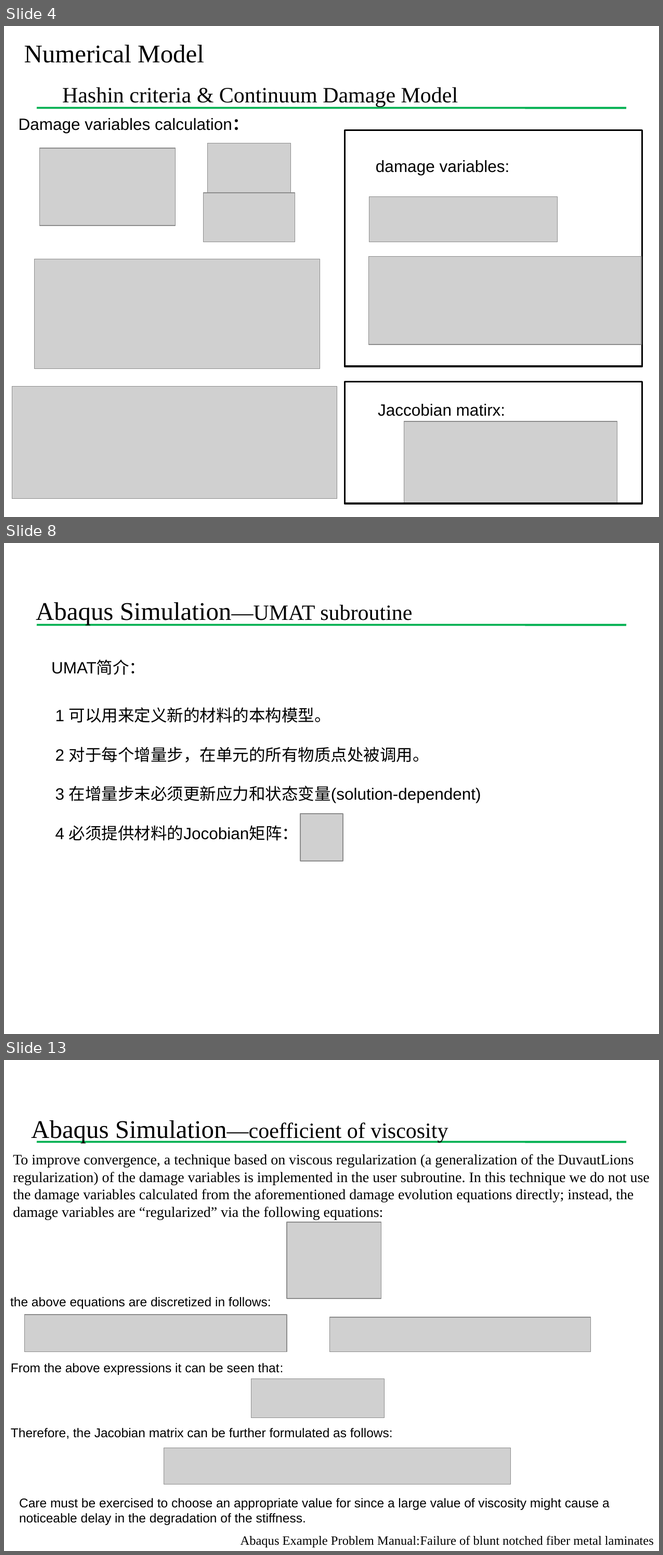
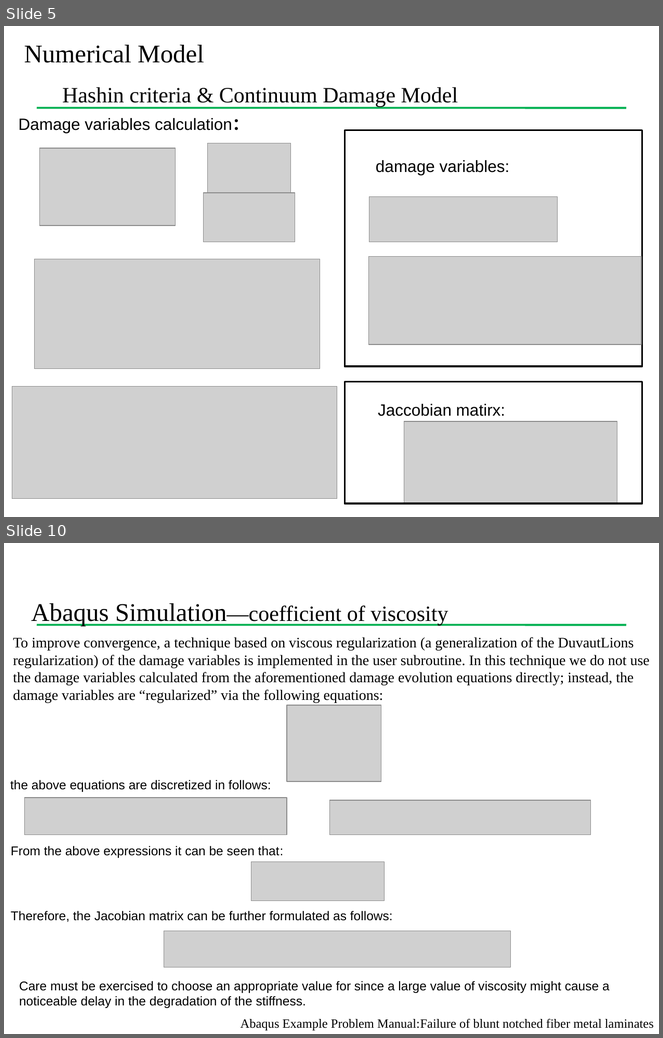
Before and after one commit to Chu2015/UMAThashinlinear4, a slide deck: 组会报告/组会20180110.pptx. Shown one above the other, each under a label of ours: slides 4, 8 and 13 before the commit, slides 5 and 10 after it; the slides between them are not shown. The pictures are 663x1555 and 663x1038 pixels, drawn with LibreOffice and Linux fonts; fonts in the diff are those of the drawing; grey boxes stand for pictures; background and template pictures are left out. Boxes give left, top, right and bottom in pixels: in the first picture for what was removed or moved away, otherwise in the second. Text is boxed around its words. In the diff, an @@ line names an element or a change of style, - is before the commit and + after.

```diff
--- a/组会报告/组会20180110.pptx
+++ b/组会报告/组会20180110.pptx
@@ slide 8 removed at [4,543,659,1034], background #FFFFFF; not listed: 1 template element that a slide beside it also shows @@
@@ text removed at [36,602,412,625] @@
-  Abaqus Simulation—UMAT subroutine
@@ text removed at [51,661,145,675] @@
-UMAT简介：
@@ text removed at [55,707,481,841] @@
-1 可以用来定义新的材料的本构模型。
-2 对于每个增量步，在单元的所有物质点处被调用。
-3 在增量步末必须更新应力和状态变量(solution-dependent)
-4 必须提供材料的Jocobian矩阵：
@@ picture removed at [300,814,343,861] @@
@@ what was slide 4 is now slide 5 @@
@@ what was slide 13 is now slide 10 @@
```
Also in this commit, not shown: 4 slides changed, 1 slide added, 3 other slides removed.
